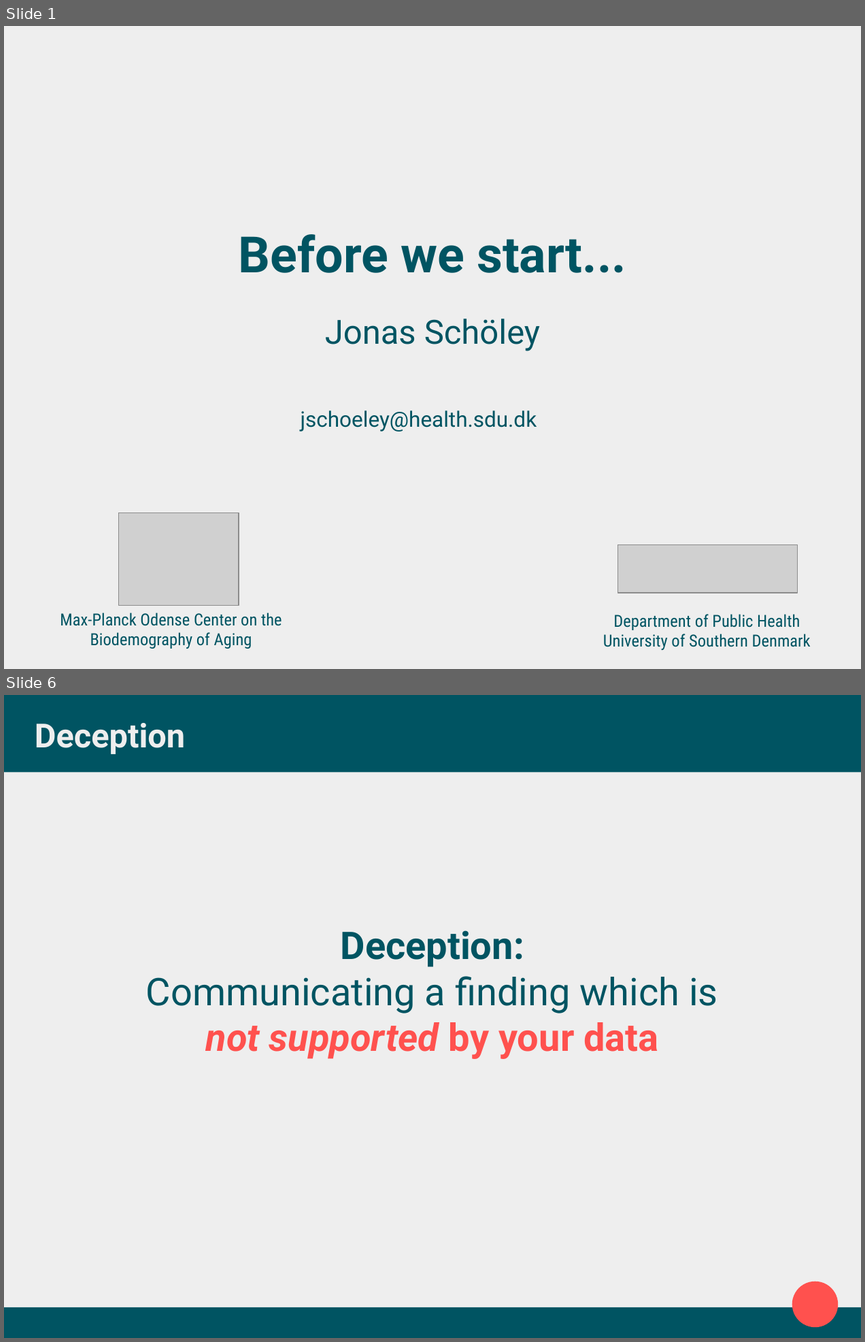
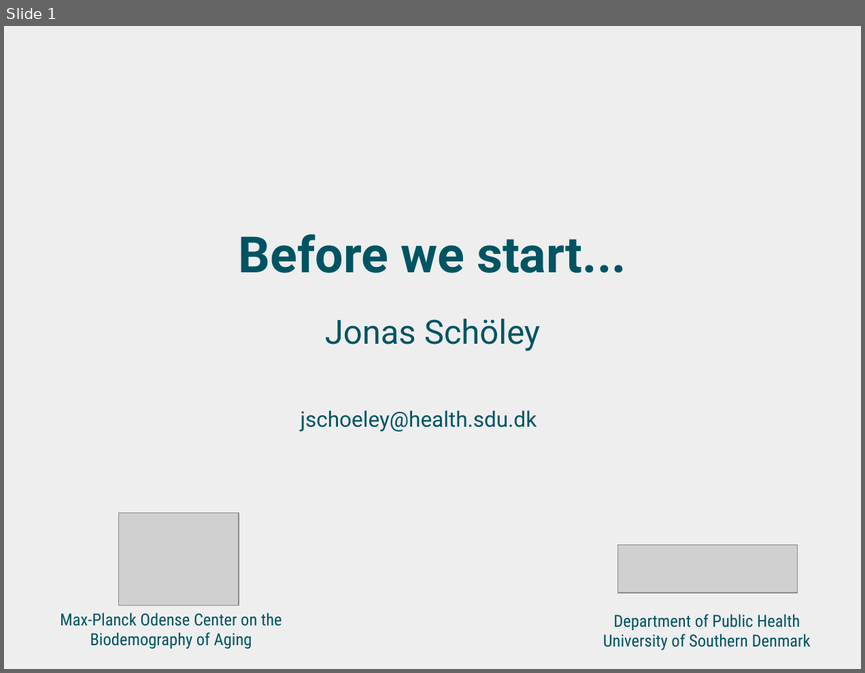
Before and after one commit to jschoeley/2016-edsd-viz, a slide deck: 0-preparation/1-preparation.odp. Shown one above the other, each under a label of ours: slides 1 and 6 before the commit, slide 1 after it; the slides between them are not shown. The pictures are 865x1342 and 865x673 pixels, drawn with LibreOffice and Linux fonts; fonts in the diff are those of the drawing; grey boxes stand for pictures. Boxes give left, top, right and bottom in pixels: in the first picture for what was removed or moved away, otherwise in the second. Text is boxed around its words. In the diff, an @@ line names an element or a change of style, - is before the commit and + after.

```diff
--- a/0-preparation/1-preparation.odp
+++ b/0-preparation/1-preparation.odp
@@ slide 6 removed at (4,695,861,1338), background #EEEEEE @@
@@ rectangle removed at (4,695,861,772) @@
@@ title removed at (35,723,185,754) @@
-Deception
@@ text removed at (146,930,718,1059) @@
-Deception:
-Communicating a finding which is
-not supported by your data
@@ ellipse removed at (792,1281,838,1327) @@
@@ rectangle removed at (4,1307,861,1338) @@
```
Also in this commit, not shown: 2 slides changed, 4 slides added, 3 other slides removed, 6 other files.
